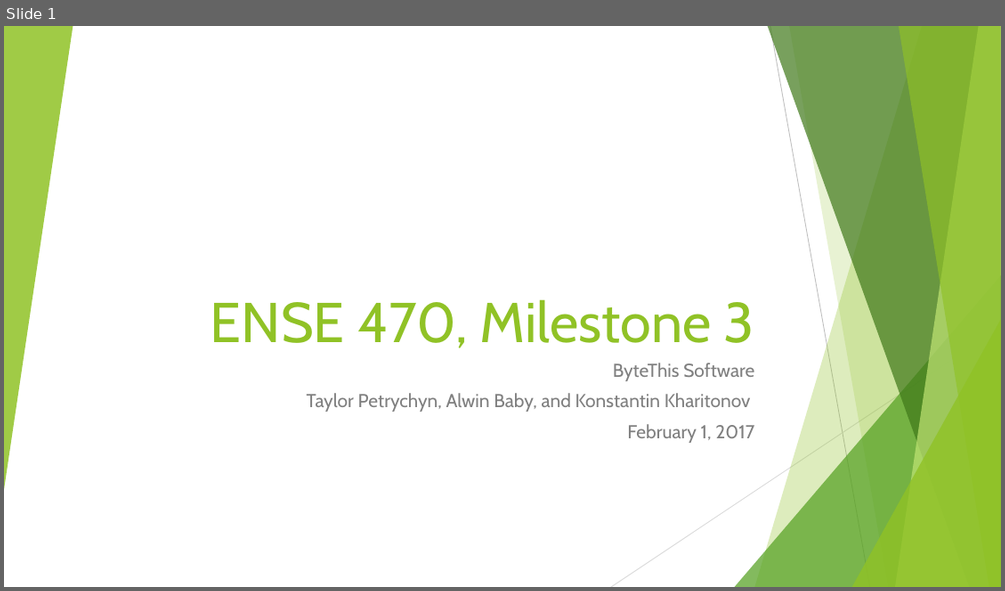
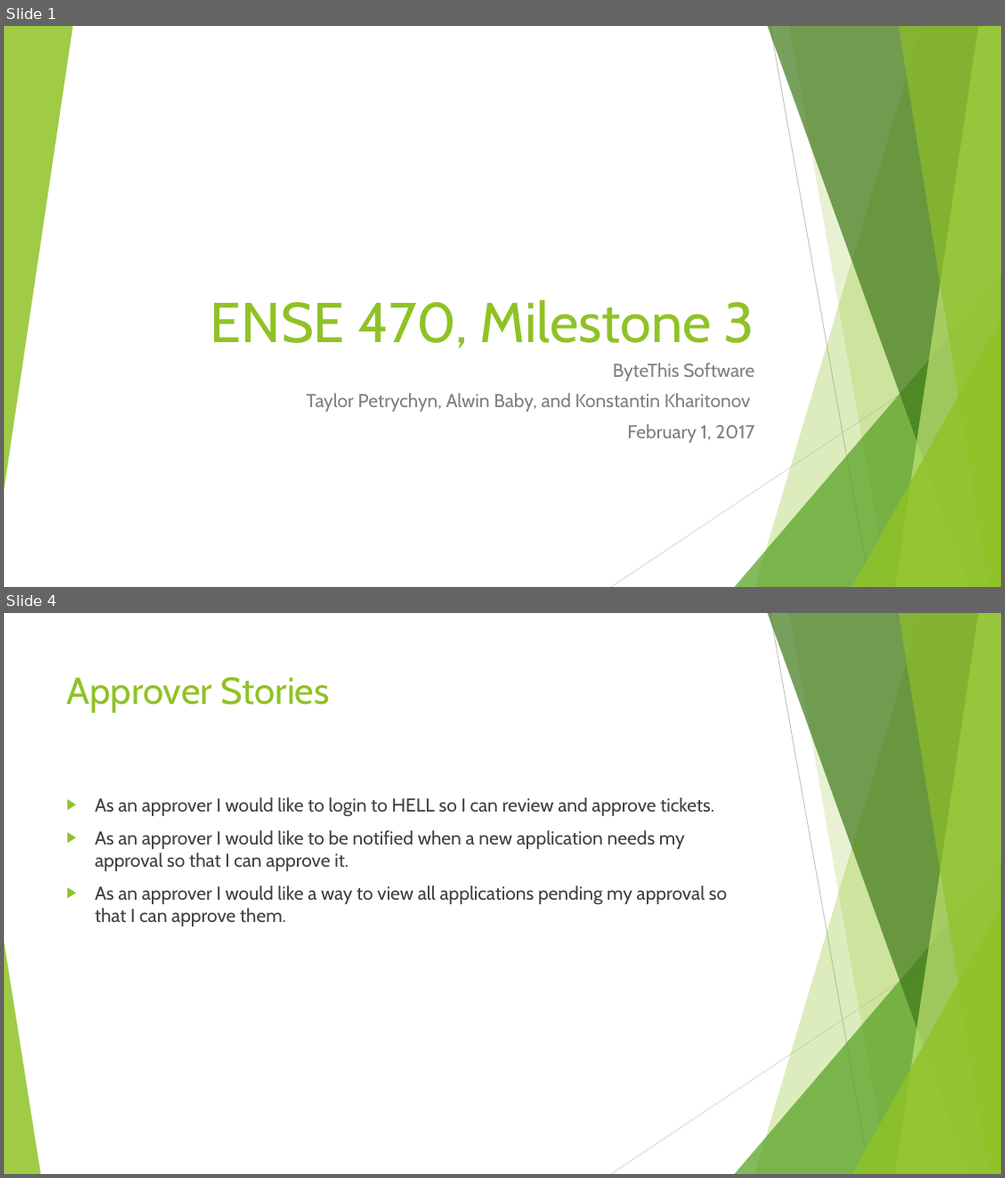
Before and after one commit to Konnie789/ENSE-470, a slide deck: Milestone 3/Milestone 3.ppt. Shown one above the other, each under a label of ours: slide 1 before the commit, slides 1 and 4 after it; the slides between them are not shown. The pictures are 1005x591 and 1005x1178 pixels, drawn with LibreOffice and Linux fonts; fonts in the diff are those of the drawing. Boxes give left, top, right and bottom in pixels: in the first picture for what was removed or moved away, otherwise in the second. Text is boxed around its words. In the diff, an @@ line names an element or a change of style, - is before the commit and + after.

Commit message:
Added user stories slides

```diff
--- a/Milestone 3/Milestone 3.ppt
+++ b/Milestone 3/Milestone 3.ppt
@@ slide 4 added at (4,613,1001,1174), background #FFFFFF; not listed: 9 template elements that a slide beside it also shows @@
@@ title added at (67,677,330,713), 36 pt, text #90C226 @@
+Approver Stories
@@ text added at (95,797,727,926), 18 pt, text #404040 @@
+▶ As an approver I would like to login to HELL so I can review and approve tickets.
+▶ As an approver I would like to be notified when a new application needs my approval so that I can approve it.
+▶ As an approver I would like a way to view all applications pending my approval so that I can approve them.
@@ triangle added at (4,941,40,1174), fill #90C226 at 85% opacity @@
```
Also in this commit, not shown: 3 other slides added.
